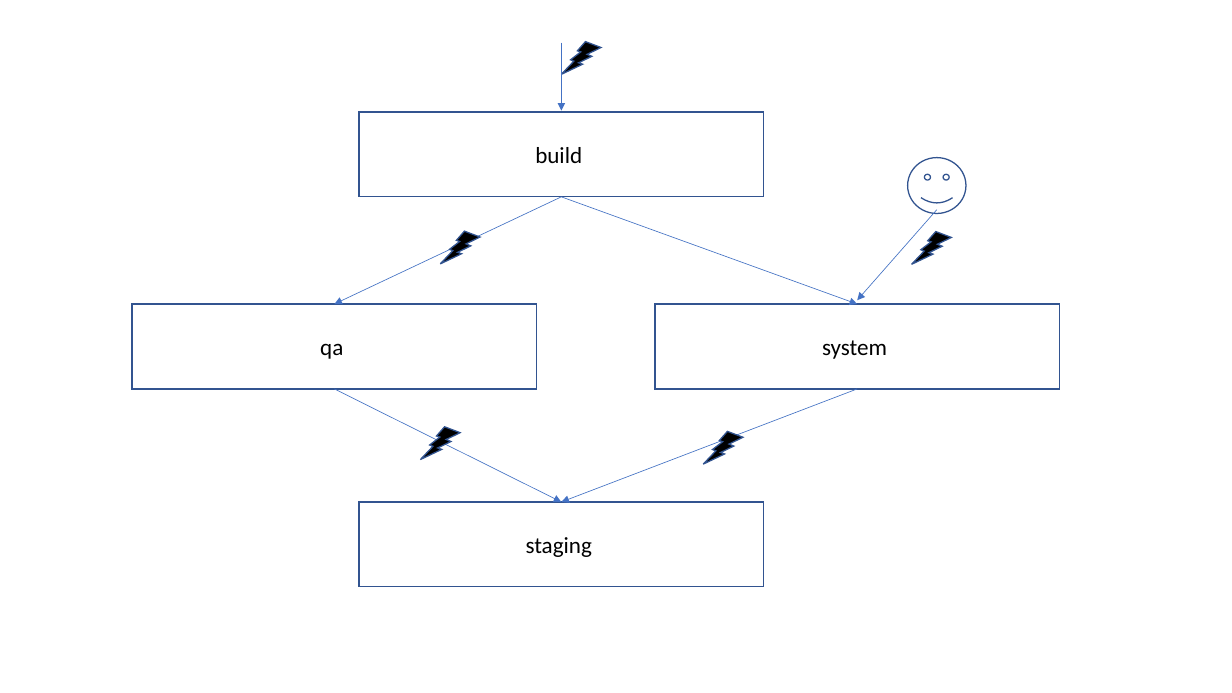
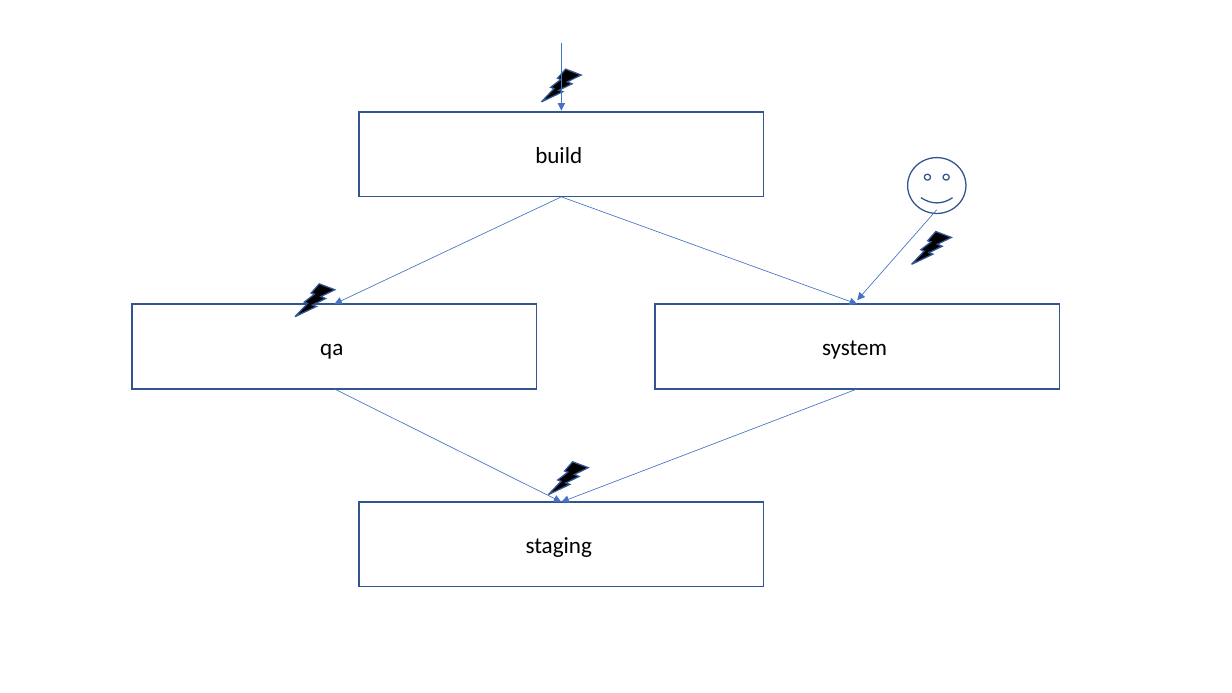
Before and after one commit to mchenggit/kabanero-event, a slide deck: slide 5 of architecture/KabaneroEvent.pptx. Drawn at 1232x693 pixels with LibreOffice and Linux fonts; fonts in the diff are those of the drawing. Boxes give left, top, right and bottom in pixels: in the first picture for what was removed or moved away, otherwise in the second. Text is boxed around its words. In the diff, an @@ line names an element or a change of style, - is before the commit and + after.

```diff
--- a/architecture/KabaneroEvent.pptx
+++ b/architecture/KabaneroEvent.pptx
@@ lightning bolt: place and size @@
-lightning bolt at (562, 42, 602, 74)
+lightning bolt at (542, 69, 581, 102)
@@ lightning bolt: place and size @@
-lightning bolt at (441, 231, 481, 263)
+lightning bolt at (295, 284, 335, 316)
@@ lightning bolt removed at (421, 427, 460, 459) @@
@@ lightning bolt: place and size @@
-lightning bolt at (703, 432, 743, 464)
+lightning bolt at (549, 462, 589, 494)
```
Also in this commit, not shown: 1 other file.
